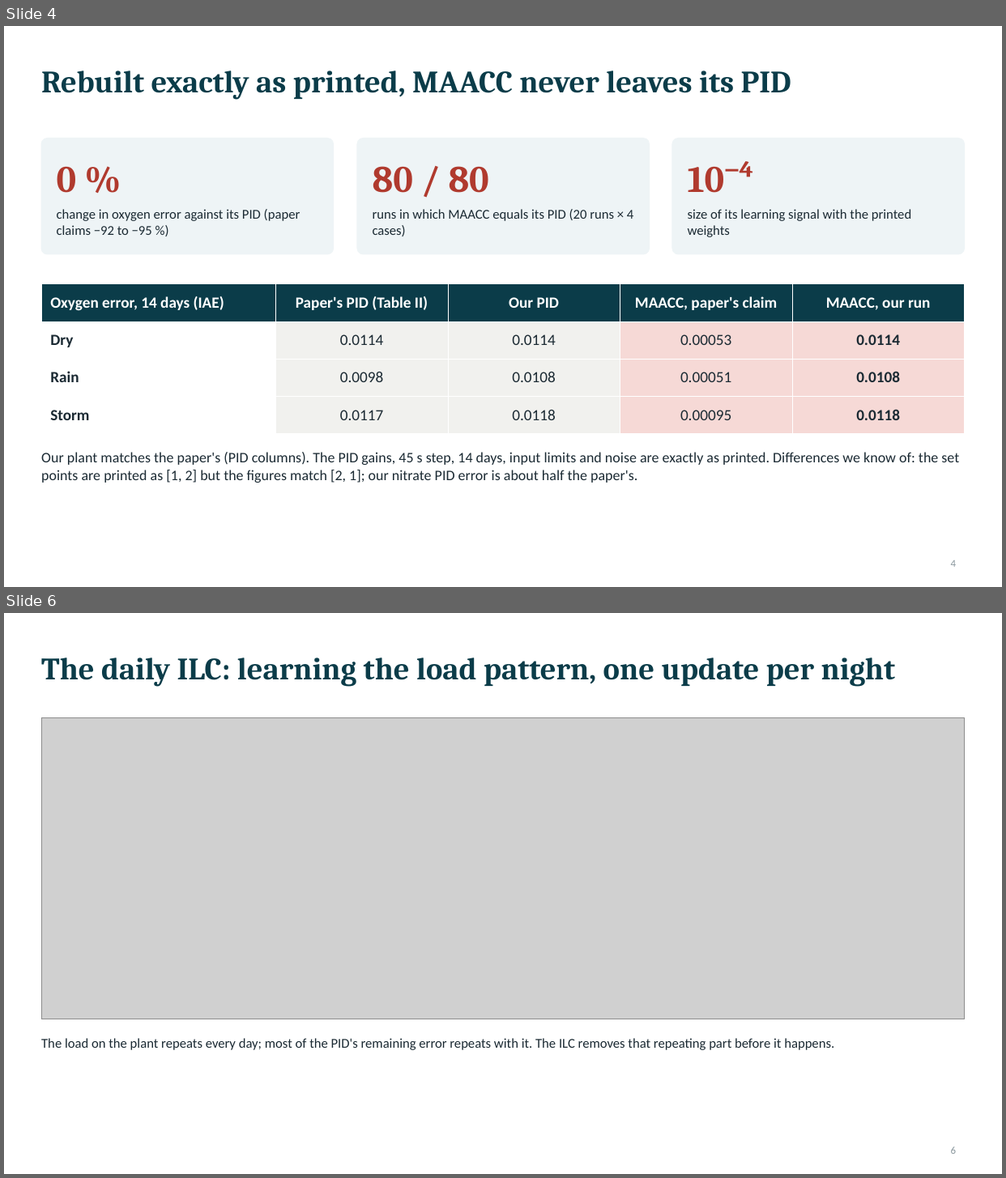
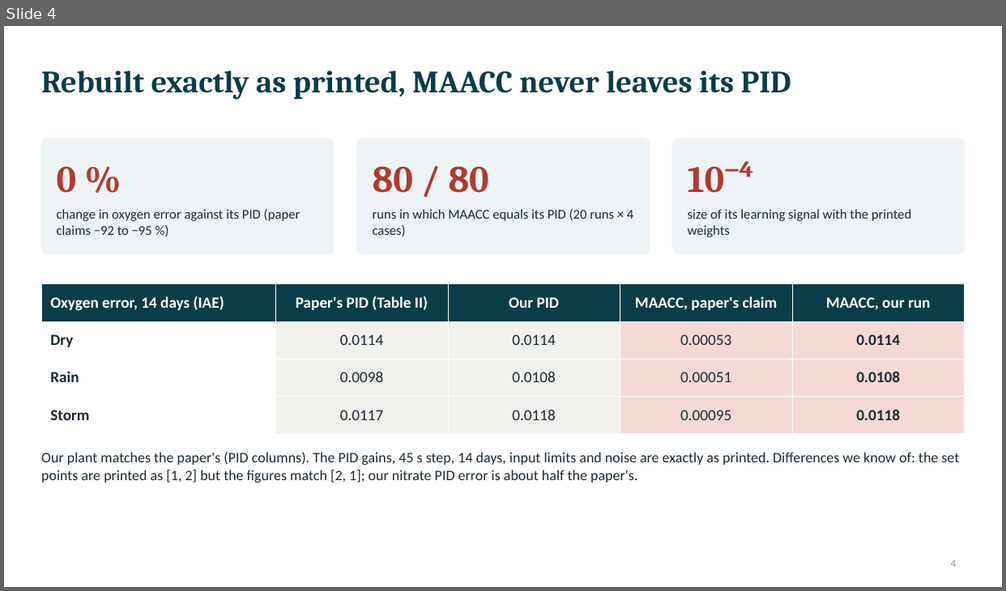
Before and after one commit to Amritha902/water_resource, a slide deck: docs/Paper1_Architecture_Deck.pptx. Shown one above the other, each under a label of ours: slides 4 and 6 before the commit, slide 4 after it; the slides between them are not shown. The pictures are 1006x1178 and 1006x591 pixels, drawn with LibreOffice and Linux fonts; fonts in the diff are those of the drawing; grey boxes stand for pictures. Boxes give left, top, right and bottom in pixels: in the first picture for what was removed or moved away, otherwise in the second. Text is boxed around its words. In the diff, an @@ line names an element or a change of style, - is before the commit and + after.

Commit message:
Paper 1: deck with the new diagrams and figures; paper adds ILC algorithm, training settings, pre-declared answers, recommendations

```diff
--- a/docs/Paper1_Architecture_Deck.pptx
+++ b/docs/Paper1_Architecture_Deck.pptx
@@ slide 6 removed at [4,613,1002,1174], background #FFFFFF @@
@@ title removed at [41,658,896,687] @@
-The daily ILC: learning the load pattern, one update per night
@@ picture removed at [41,717,965,1020] @@
@@ text removed at [41,1038,834,1050] @@
-The load on the plant repeats every day; most of the PID's remaining error repeats with it. The ILC removes that repeating part before it happens.
@@ page number removed at [951,1147,956,1154] @@
-6
```
Also in this commit, not shown: 5 slides changed, 4 slides added, 1 other slide removed, 5 other files.
